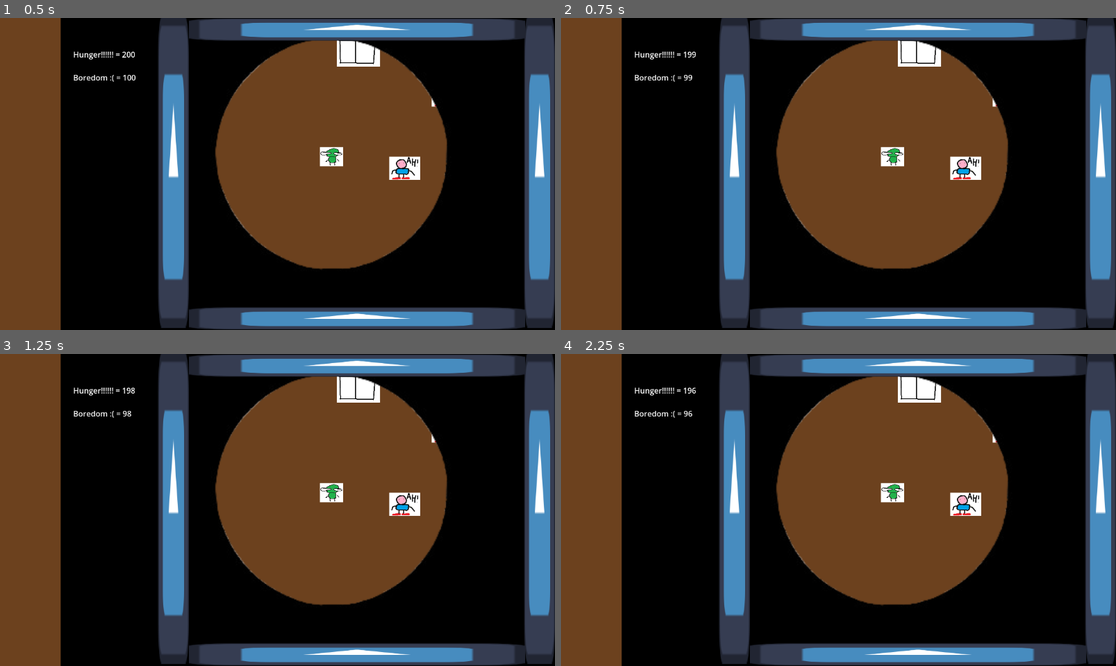
Above: before the commit, frames 1-4 (two rows, left to right).
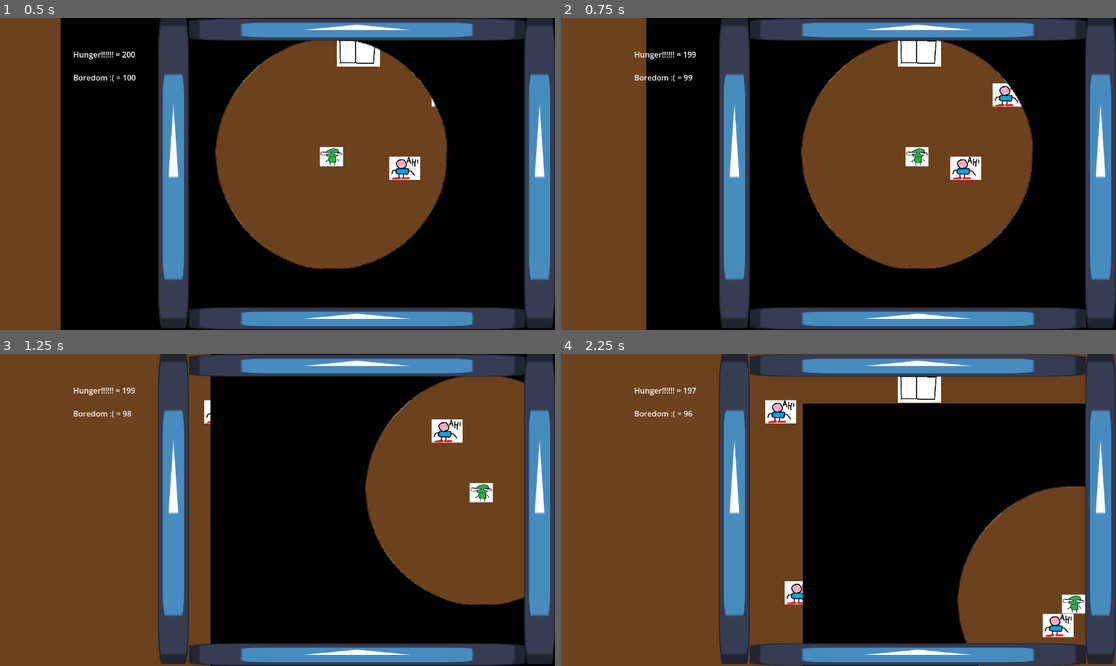
Above: after the commit, the same moments.

Repository: LoganStanger/ZombieGame
Game: Godot game, scene res://Scenes/firstScene.tscn
Two runs of this game, one before a commit and one after it. Both use one fixed random seed, a clock stepped at 60 frames per second and the inputs below. The engine's default icon, where the game draws it, is replaced by a stand-in: a white triangle on a blue panel in a dark square.
Inputs (mouse positions are in pixels of both pictures, inside the frame that each line leads up to):
- Up to frame 1 (0.5 s): no input
- Up to frame 2 (0.75 s): tap Enter at 0.5 s; move the mouse to (960, 158) at 0.52 s; hold D (ZombieRight) from 0.53 s (still down); click (960, 158) at 0.6 s
- Up to frame 3 (1.25 s): keep holding D (ZombieRight)
- Up to frame 4 (2.25 s): move the mouse to (727, 525) at 1.27 s; release D (ZombieRight) at 1.28 s; hold S (ZombieDown) 1.28-2.03 s; tap Space (ZombieSprint) at 1.35 s; move the mouse to (894, 441) at 2.02 s; hold D (ZombieRight) from 2.03 s (still down); click (894, 441) at 2.1 s

Frame 1 is identical in both runs. In frame 2, 12% of the frame differs, in the area x 10-86%, y 0-100%; in frame 3, 52%; in frame 4, 57%, in the area x 10-100%, y 0-100%.
Error before the commit: Parse Error: Expected end of statement after variable declaration, found "." instead. (res://sciptQuestionMark/player.gd:9)

Commit message:
Ninth commit

Diff:
--- a/Scenes/game_manager.gd
+++ b/Scenes/game_manager.gd
@@ -8,9 +8,13 @@
 func _process(delta: float) -> void:
 	if Booyah.hunger > 200:
 		Booyah.hunger = 200
+
 	if Booyah.hunger < 0:
 		Booyah.hunger = 0
 		Booyah.hungrySad = true
+
+	if Booyah.fallingHungry == 0:
+		Booyah.level = 0
 		get_tree().change_scene_to_file("")
 
 
--- a/sciptQuestionMark/Booyah.gd
+++ b/sciptQuestionMark/Booyah.gd
@@ -12,3 +12,4 @@
 var chancekeycard = 99
 var hungrySad = false
 var fallingHungry = 0
+var level = 1
--- a/sciptQuestionMark/player.gd
+++ b/sciptQuestionMark/player.gd
@@ -6,11 +6,12 @@
 var TrueDashing: bool = false
 # Called when the node enters the scene tree for the first time.
 func _ready() -> void:
-	var Booyah.fallingHungry = Booyah.walk_speed
+	Booyah.fallingHungry = Booyah.walk_speed
 
 
 # Called every frame. 'delta' is the elapsed time since the previous frame.
 func _physics_process(delta: float) -> void:
+	print(Booyah.fallingHungry)
 	if Input.is_action_just_pressed("ZombieBite") and TrueDashing == false and Booyah.hungrySad == false:
 		TrueDashing = true
 		Booyah.walk_speed -= 5000
@@ -27,8 +28,8 @@
 		TrueDashing = false
 	if Booyah.IsDashing and gudck:
 		Booyah.hunger += 100
-	if Booyah.hungrySad == true:
-		Booyah.fallingHungry -= 1
+	if Booyah.hungrySad == true and Booyah.fallingHungry != 0:
+		Booyah.fallingHungry -= 250
 		var dir = Input.get_vector("ZombieLeft", "ZombieRight", "ZombieUp", "ZombieDown")
 		velocity = dir * Booyah.fallingHungry * delta
 
